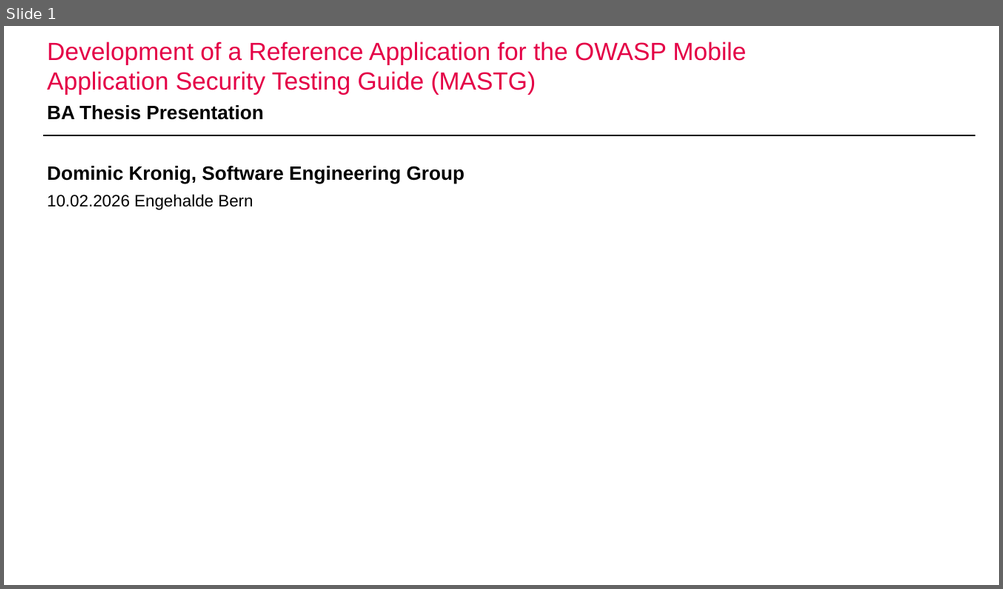
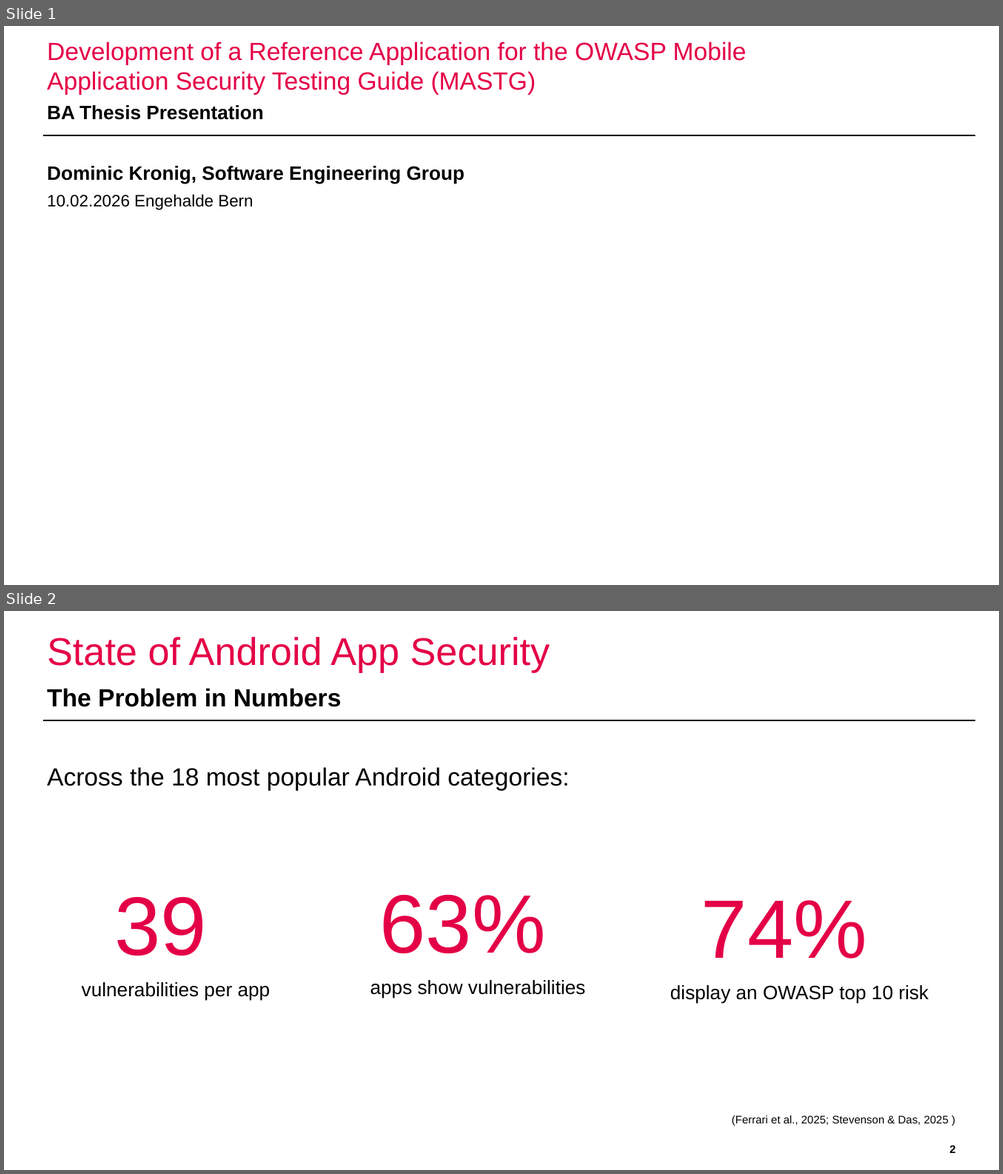
Before and after one commit to domi-cmd/Reference_Application_for_OWASP_MASTG, a slide deck: dev_documents/presentation/ba_thesis_presentation_kronig.pptx. Shown one above the other, each under a label of ours: slide 1 before the commit, slides 1 and 2 after it. The pictures are 1003x589 and 1003x1174 pixels, drawn with LibreOffice and Linux fonts; fonts in the diff are those of the drawing; background and template pictures are left out. Boxes give left, top, right and bottom in pixels: in the first picture for what was removed or moved away, otherwise in the second. Text is boxed around its words. In the diff, an @@ line names an element or a change of style, - is before the commit and + after.

```diff
--- a/dev_documents/presentation/ba_thesis_presentation_kronig.pptx
+++ b/dev_documents/presentation/ba_thesis_presentation_kronig.pptx
@@ slide 2 added at (4, 611, 999, 1170), background #FFFFFF; not listed: 1 template element that a slide beside it also shows @@
@@ title added at (47, 637, 550, 673), 28 pt, text #E40046 @@
+State of Android App Security
@@ text added at (47, 688, 341, 707), 18 pt, text #000000, bold @@
+The Problem in Numbers
@@ text added at (47, 767, 569, 790), 18 pt, text #000000 @@
+Across the 18 most popular Android categories:
@@ text added at (82, 897, 270, 1001), 14 pt, text #000000 @@
+39
+vulnerabilities per app
@@ text added at (370, 894, 585, 999), 14 pt, text #000000 @@
+63%
+apps show vulnerabilities
@@ text added at (670, 900, 928, 1004), 14 pt, text #000000 @@
+74%
+display an OWASP top 10 risk
@@ text added at (731, 1116, 948, 1126), 8 pt, text #000000 @@
+(Ferrari et al., 2025; Stevenson & Das, 2025 )
@@ page number added at (949, 1145, 955, 1153), 8 pt, text #000000, bold @@
+2
```
Also in this commit, not shown: 9 slides changed, 5 other slides added, 10 slides removed.
